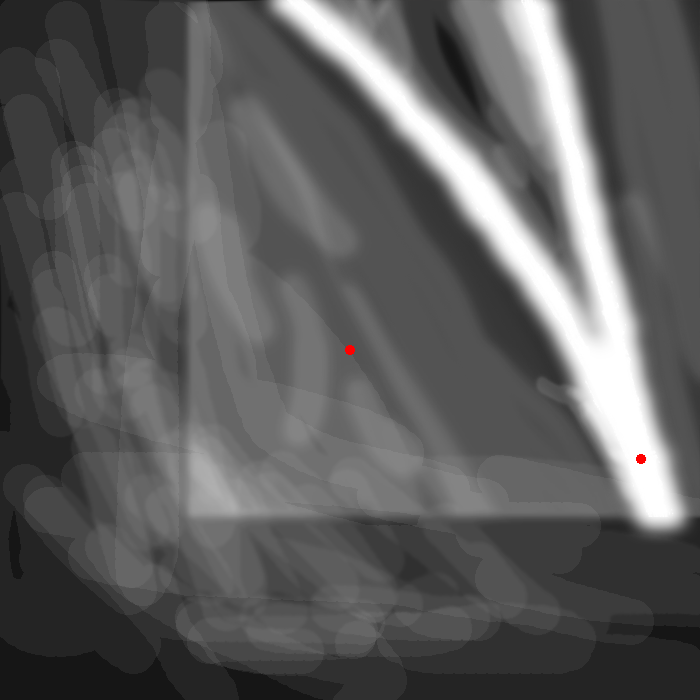
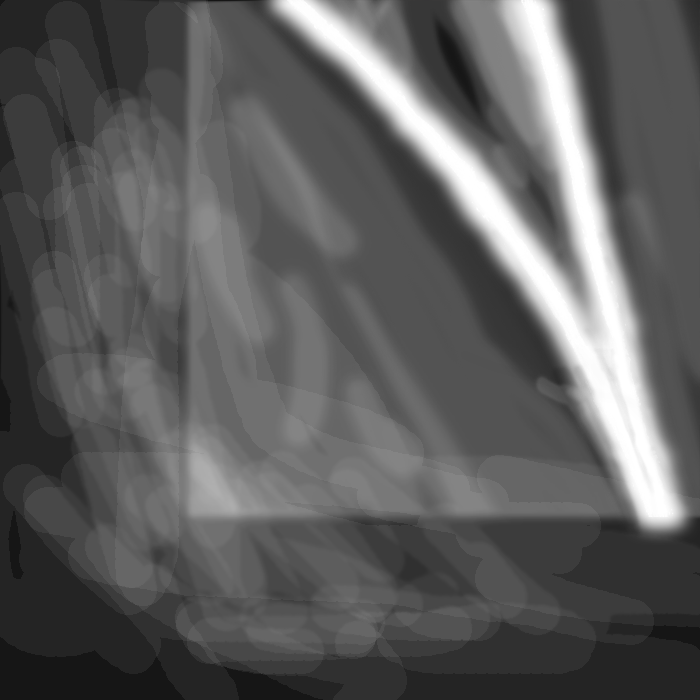
Two versions of the same layered image (700x700). Layer-by-layer changes:
renamed "marks" to "correct", painted on it over [345, 228, 689, 536]
